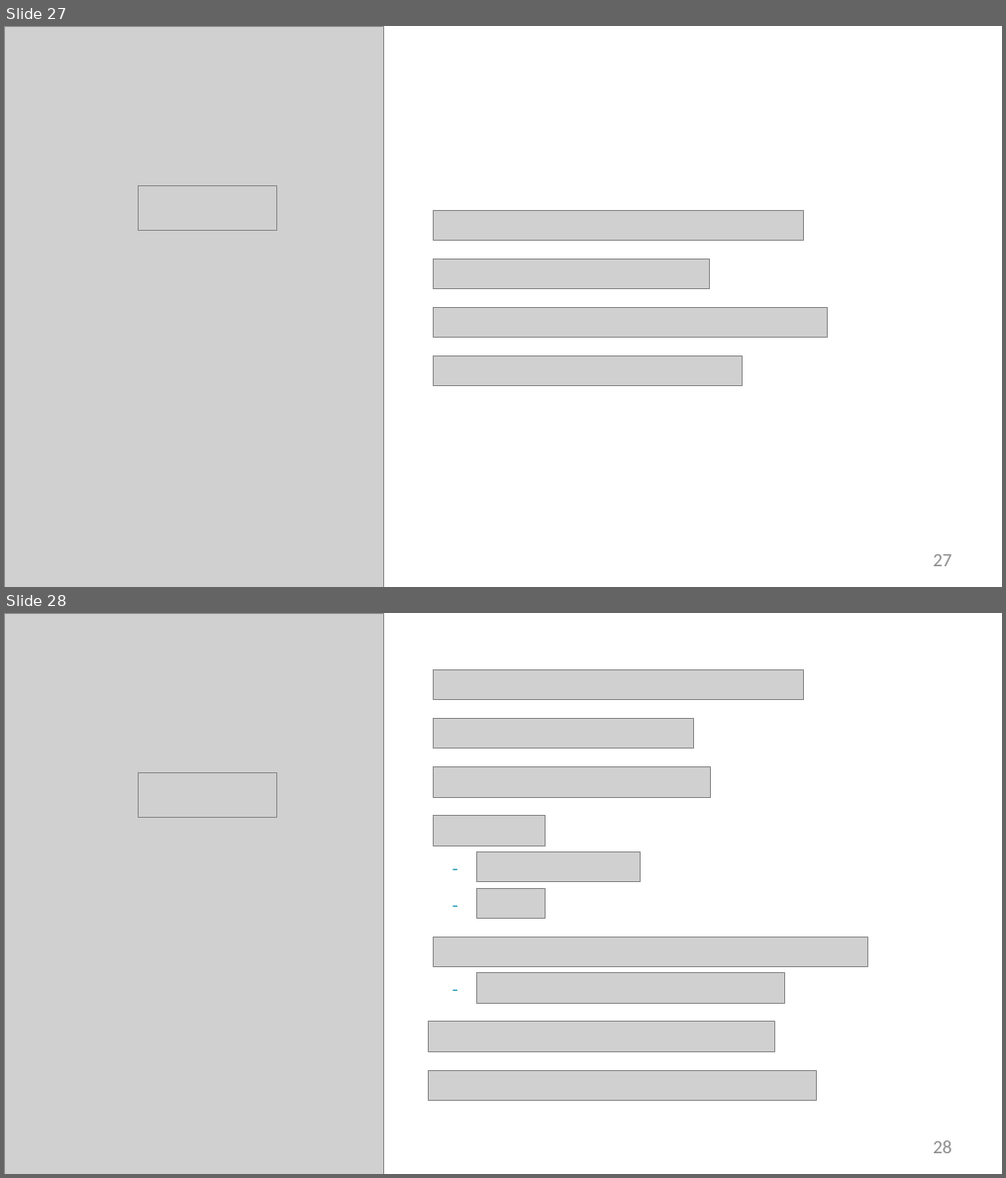
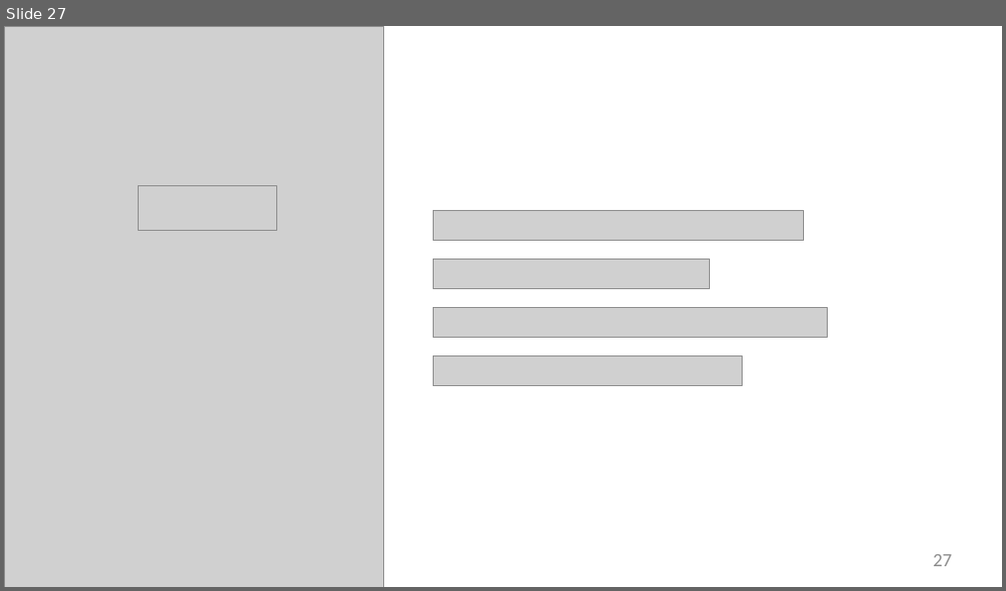
Before and after one commit to StevenJoseph19/Cloud-Computing, a slide deck: Day 5/Slides/3. Backing Up Volumes/backing-up-volumes-slides.pptx. Shown one above the other, each under a label of ours: slides 27 and 28 before the commit, slide 27 after it. The pictures are 1006x1178 and 1006x591 pixels, drawn with LibreOffice and Linux fonts; fonts in the diff are those of the drawing; grey boxes stand for pictures; background and template pictures are left out. Boxes give left, top, right and bottom in pixels: in the first picture for what was removed or moved away, otherwise in the second. Text is boxed around its words. In the diff, an @@ line names an element or a change of style, - is before the commit and + after.

```diff
--- a/Day 5/Slides/3. Backing Up Volumes/backing-up-volumes-slides.pptx
+++ b/Day 5/Slides/3. Backing Up Volumes/backing-up-volumes-slides.pptx
@@ slide 28 removed at (4, 613, 1002, 1174), background #FFFFFF @@
@@ picture removed at (4, 613, 383, 1174) @@
@@ picture removed at (433, 669, 803, 700) @@
@@ picture removed at (433, 719, 693, 749) @@
@@ picture removed at (138, 772, 276, 817) @@
@@ picture removed at (433, 767, 711, 797) @@
@@ picture removed at (433, 816, 545, 846) @@
@@ text removed at (451, 857, 461, 917) @@
--
--
@@ picture removed at (476, 852, 641, 881) @@
@@ picture removed at (476, 888, 546, 919) @@
@@ picture removed at (433, 937, 868, 967) @@
@@ text removed at (451, 977, 461, 1002) @@
--
@@ picture removed at (476, 973, 785, 1003) @@
@@ picture removed at (429, 1022, 775, 1052) @@
@@ picture removed at (429, 1070, 816, 1100) @@
@@ page number removed at (933, 1141, 951, 1154) @@
-28
```
Also in this commit, not shown: 2 slides changed, 3 slides added, 10 other slides removed.
